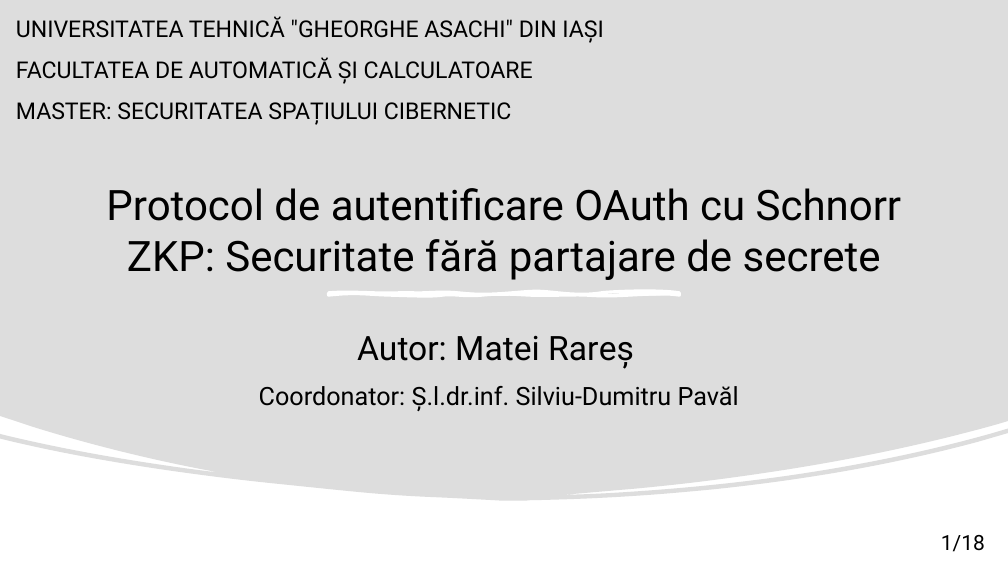
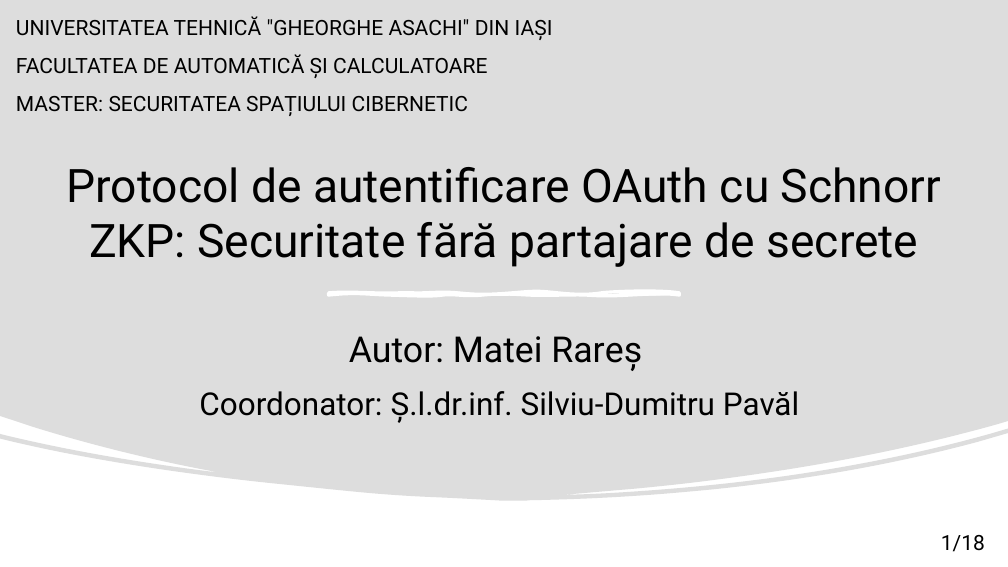
Before and after one commit to matei-rares-a/acas, a slide deck: slide 1 of docs/prezentare/current_draft/disertatie_matei_rares_prezentare_main.pptx. Drawn at 1008x567 pixels with LibreOffice and Linux fonts; fonts in the diff are those of the drawing. Boxes give left, top, right and bottom in pixels: in the first picture for what was removed or moved away, otherwise in the second. Text is boxed around its words. In the diff, an @@ line names an element or a change of style, - is before the commit and + after.

```diff
--- a/docs/prezentare/current_draft/disertatie_matei_rares_prezentare_main.pptx
+++ b/docs/prezentare/current_draft/disertatie_matei_rares_prezentare_main.pptx
@@ text "UNIVERSITATEA TEHNICĂ "GHEORGHE ASACHI" DIN ..." at bbox=[16, 16, 553, 116]: size 22 to 20 pt @@
@@ title "Protocol de autentificare OAuth cu ...": place and size @@
-title "Protocol de autentificare OAuth cu ..." at bbox=[106, 188, 901, 280]
+title "Protocol de autentificare OAuth cu ..." at bbox=[66, 167, 941, 267]
@@ title "Protocol de autentificare OAuth cu ..." at bbox=[66, 167, 941, 267]: size 40 to 44 pt @@
@@ subtitle "Autor: Matei Rareș" at bbox=[199, 336, 799, 422]: size 32 to 34 pt in "Autor: Matei Rareș"; size 24 to 30 pt in "Coordonator: Ș.l.dr.inf. Silviu-Dumitru Pavăl" @@
```
Also in this commit, not shown: 16 other slides changed, 11 other files.
